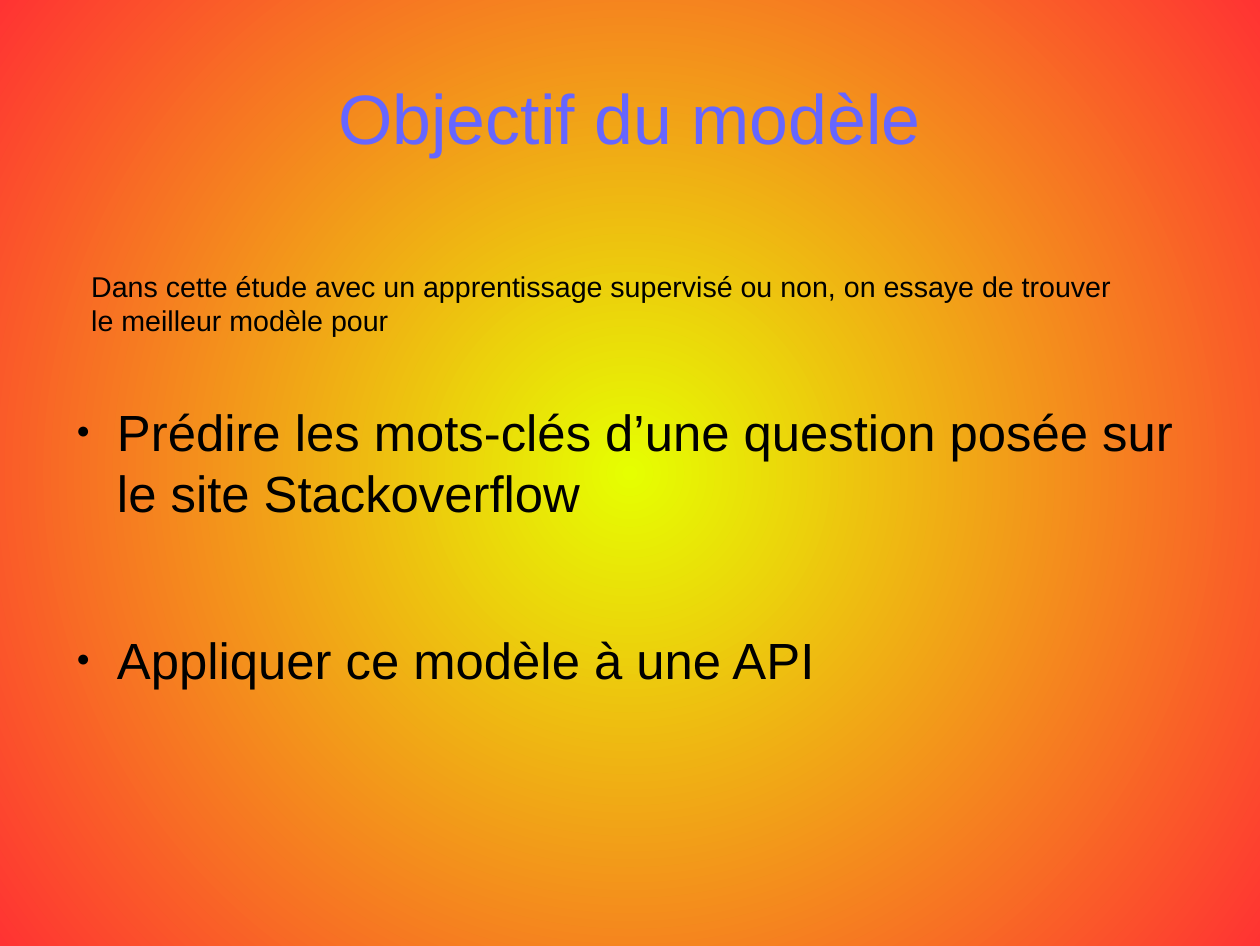
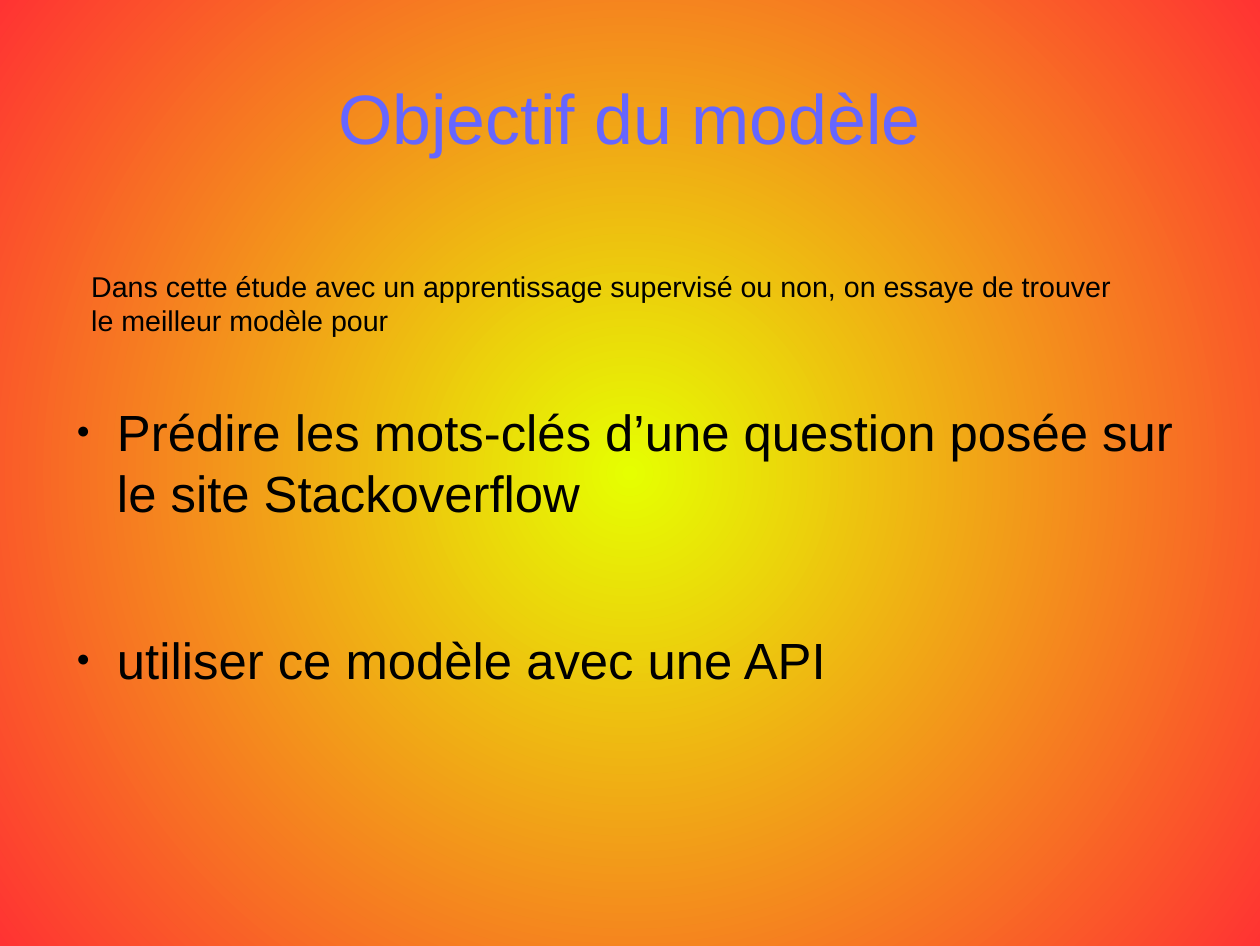
Before and after one commit to opsabarsec/NLP-automatic-tagging-stackoverflow-posts, a slide deck: slide 3 of documentation/P5_presentation.odp. Drawn at 1260x946 pixels with LibreOffice and Linux fonts; fonts in the diff are those of the drawing. Boxes give left, top, right and bottom in pixels: in the first picture for what was removed or moved away, otherwise in the second. Text is boxed around its words. In the diff, an @@ line names an element or a change of style, - is before the commit and + after.

```diff
--- a/documentation/P5_presentation.odp
+++ b/documentation/P5_presentation.odp
@@ text at (117, 641, 826, 680): text changed @@
-● Appliquer ce modèle à une API
+● utiliser ce modèle avec une API
```
Also in this commit, not shown: 2 other slides changed, 14 slides added, 14 slides removed, 1 other file.
